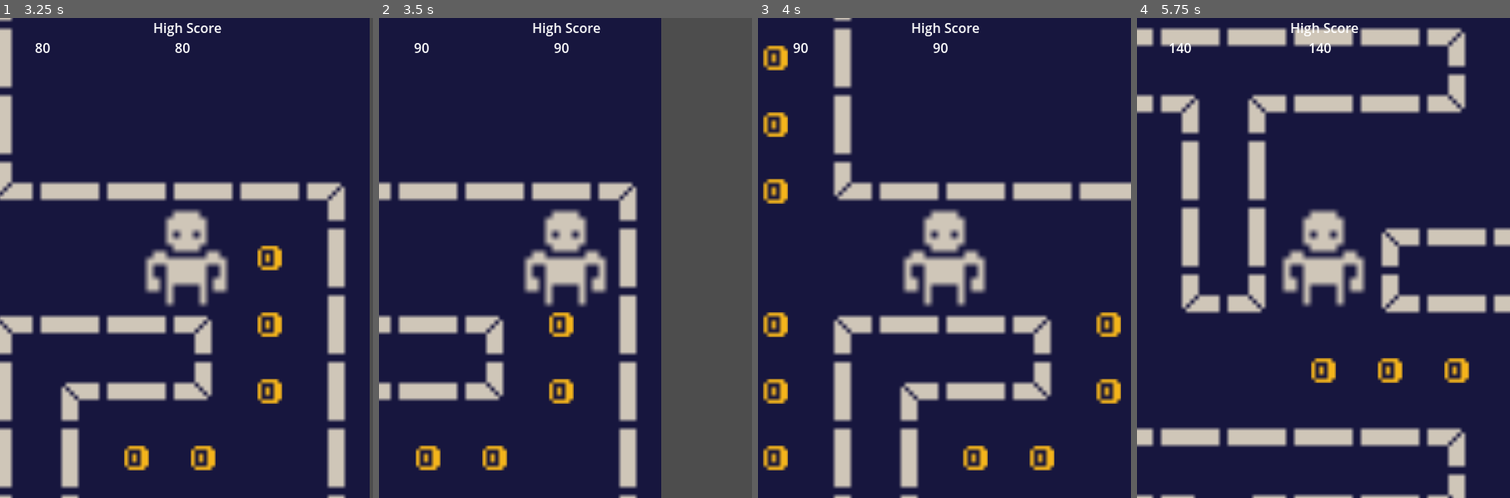
Above: before the commit, frames 1-4 (left to right).
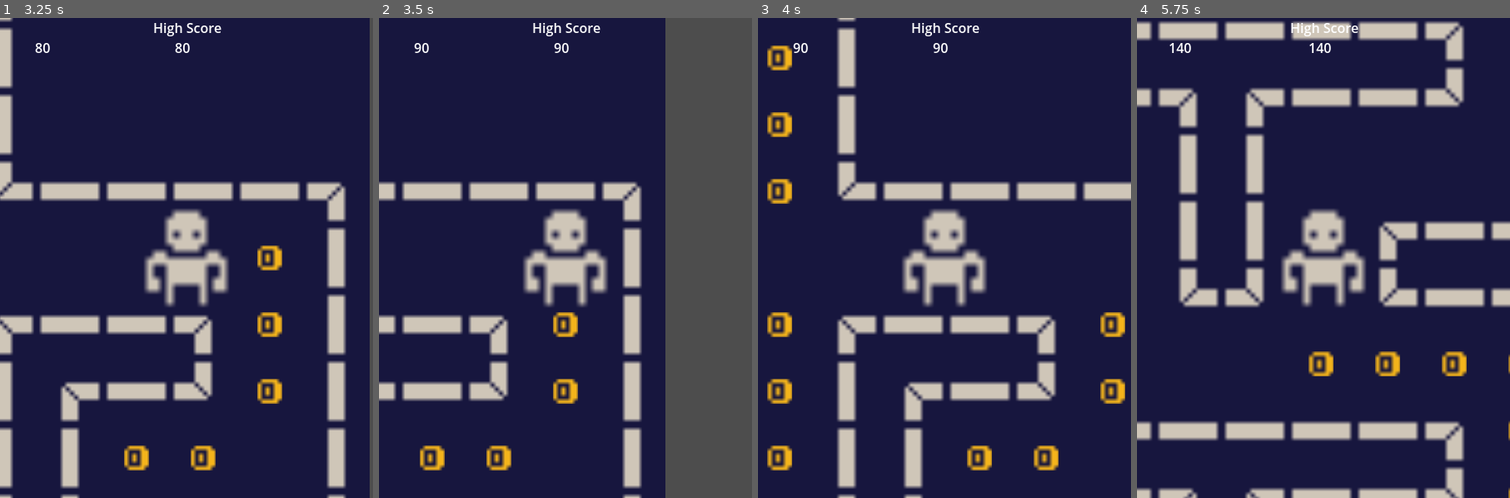
Above: after the commit, the same moments.

Repository: fredchien3/20-game-challenge
Game: Godot game, scene res://main.tscn
The game is run twice, just before and just after one commit, with the same random seed, the same clock (stepped at 60 frames per second) and the same inputs.
Inputs:
- Up to frame 1 (3.25 s): tap Enter at 0.5 s; hold Right (move_right) 0.53-1.28 s; hold Down (move_down) 1.28-2.03 s; hold Right (move_right) 2.03-2.78 s; hold Up (move_up) from 2.78 s (still down)
- Up to frame 2 (3.5 s): keep holding Up (move_up)
- Up to frame 3 (4 s): release Up (move_up) at 3.53 s; hold Left (move_left) from 3.53 s (still down)
- Up to frame 4 (5.75 s): release Left (move_left) at 5.03 s; hold Down (move_down) from 5.03 s (still down)

Frame 1 is identical in both runs. In frame 2, 6.6% of the frame differs, in the area x 2-77%, y 0-100%; in frame 3, 8.0%; in frame 4, 19%, in the area x 0-100%, y 0-100%.

Commit message:
Polish player movement a bit more
- Snap position to grid whenever body or feeler overlaps a wall

Diff:
--- a/5--pac-man/player/player.gd
+++ b/5--pac-man/player/player.gd
@@ -1,6 +1,7 @@
 extends Node2D
 
 const SPEED = 90
+const TILE_SIZE = 16
 
 @onready var current_direction = null
 @onready var queued_direction = null
@@ -25,17 +26,30 @@
 		"up":
 			if $UpArea.get_overlapping_bodies().is_empty():
 				position.y -= SPEED * delta
+			else:
+				snap_to_grid()
 		"down":
 			if $DownArea.get_overlapping_bodies().is_empty():
 				position.y += SPEED * delta
+			else:
+				snap_to_grid()
 		"left":
 			if $LeftArea.get_overlapping_bodies().is_empty():
 				position.x -= SPEED * delta
+			else:
+				snap_to_grid()
 		"right":
 			if $RightArea.get_overlapping_bodies().is_empty():
 				position.x += SPEED * delta
+			else:
+				snap_to_grid()
 		_:
 			pass
+
+	for body in $BodyArea.get_overlapping_bodies():
+		if body.is_in_group("walls"):
+			print('collision')
+			snap_to_grid()
 
 func _input(event):
 	if event.is_action_pressed("move_up"):
@@ -63,6 +77,9 @@
 		else:
 			queued_direction = "right"
 
+func snap_to_grid():
+	position.x = snapped(position.x, TILE_SIZE / 2)
+	position.y = snapped(position.y, TILE_SIZE / 2)
 
 func _on_body_area_area_entered(area: Area2D) -> void:
 	if area.is_in_group("dots"):
--- a/5--pac-man/player/player.tscn
+++ b/5--pac-man/player/player.tscn
@@ -26,38 +26,43 @@
 script = ExtResource("1_rkbax")
 
 [node name="BodyArea" type="Area2D" parent="."]
+scale = Vector2(0.993953, 0.993953)
 collision_layer = 0
-collision_mask = 2
+collision_mask = 3
 
 [node name="CollisionShape2D" type="CollisionShape2D" parent="BodyArea"]
 shape = SubResource("RectangleShape2D_rkbax")
 
 [node name="UpArea" type="Area2D" parent="."]
+visible = false
 collision_layer = 0
 
 [node name="CollisionShape2D" type="CollisionShape2D" parent="UpArea"]
-position = Vector2(0, -7)
+position = Vector2(0, -8)
 shape = SubResource("RectangleShape2D_g1dw6")
 
 [node name="DownArea" type="Area2D" parent="."]
+visible = false
 collision_layer = 0
 
 [node name="CollisionShape2D" type="CollisionShape2D" parent="DownArea"]
-position = Vector2(0, 7)
+position = Vector2(0, 8)
 shape = SubResource("RectangleShape2D_yw30f")
 
 [node name="LeftArea" type="Area2D" parent="."]
+visible = false
 collision_layer = 0
 
 [node name="CollisionShape2D" type="CollisionShape2D" parent="LeftArea"]
-position = Vector2(-7, 0)
+position = Vector2(-8, 0)
 shape = SubResource("RectangleShape2D_qjkh3")
 
 [node name="RightArea" type="Area2D" parent="."]
+visible = false
 collision_layer = 0
 
 [node name="CollisionShape2D" type="CollisionShape2D" parent="RightArea"]
-position = Vector2(7, 0)
+position = Vector2(8, 0)
 shape = SubResource("RectangleShape2D_g6k8r")
 
 [node name="Sprite2D" type="Sprite2D" parent="."]
